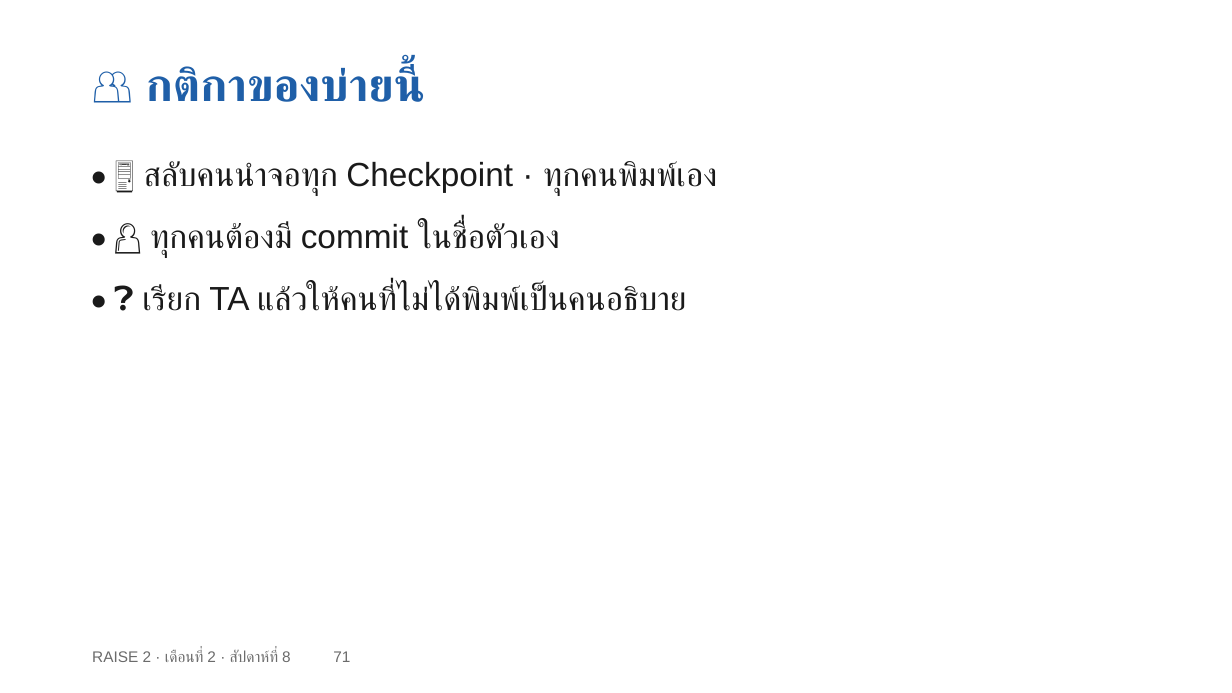
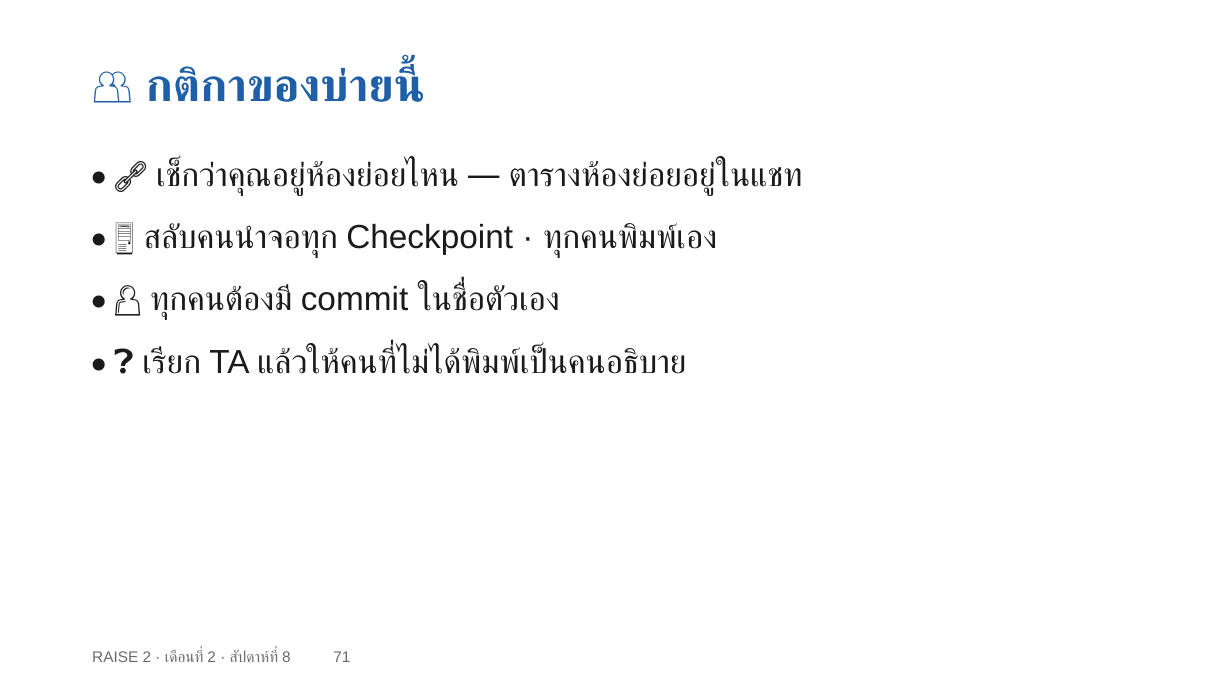
Before and after one commit to cnacha-mfu/raise2-module2, a slide deck: slide 71 of materials/week8/w8-slides.pptx. Drawn at 1232x693 pixels with LibreOffice and Linux fonts; fonts in the diff are those of the drawing. Boxes give left, top, right and bottom in pixels: in the first picture for what was removed or moved away, otherwise in the second. Text is boxed around its words. In the diff, an @@ line names an element or a change of style, - is before the commit and + after.

```diff
--- a/materials/week8/w8-slides.pptx
+++ b/materials/week8/w8-slides.pptx
@@ text added at (156, 161, 803, 196), 26 pt, text #1A1A1A @@
+• 🔗 เช็กว่าคุณอยู่ห้องย่อยไหน — ตารางห้องย่อยอยู่ในแชท
@@ text "• 🖥️ สลับคนนำจอทุก Checkpoint · ...": place and size @@
-text "• 🖥️ สลับคนนำจอทุก Checkpoint · ..." at (144, 161, 717, 196)
+text "• 🖥️ สลับคนนำจอทุก Checkpoint · ..." at (144, 223, 717, 258)
@@ text "• 👤 ทุกคนต้องมี commit ในชื่อตัวเอง": place and size @@
-text "• 👤 ทุกคนต้องมี commit ในชื่อตัวเอง" at (150, 223, 560, 258)
+text "• 👤 ทุกคนต้องมี commit ในชื่อตัวเอง" at (150, 285, 560, 320)
@@ text "• ❓ เรียก TA แล้วให้คนที่ไม่ได้พิมพ์เป็นคนอธิบาย": place and size @@
-text "• ❓ เรียก TA แล้วให้คนที่ไม่ได้พิมพ์เป็นคนอธิบาย" at (142, 285, 686, 311)
+text "• ❓ เรียก TA แล้วให้คนที่ไม่ได้พิมพ์เป็นคนอธิบาย" at (142, 347, 686, 374)
```
Also in this commit, not shown: 12 other files.
